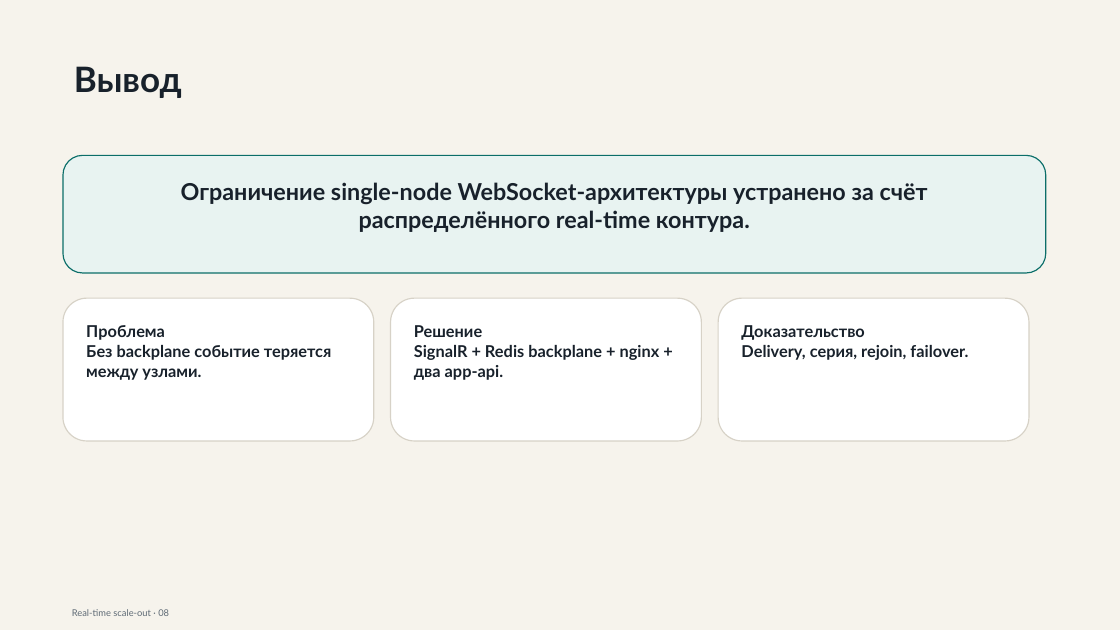
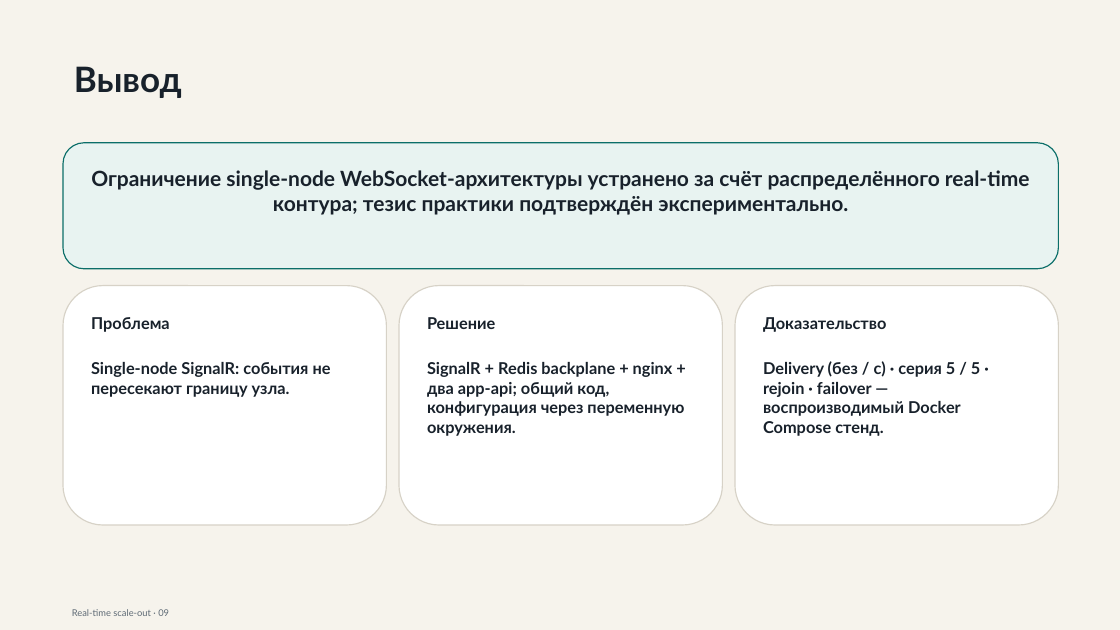
Before and after one commit to gently-whitesnow/final-qualifying-work, a slide deck: slide 9 of build/pptx/practice-defense-draft.pptx (slide 8 before the commit). Drawn at 1120x630 pixels with LibreOffice and Linux fonts; fonts in the diff are those of the drawing. Boxes give left, top, right and bottom in pixels: in the first picture for what was removed or moved away, otherwise in the second. Text is boxed around its words. In the diff, an @@ line names an element or a change of style, - is before the commit and + after.

Commit message:
Update DOCX and PPTX files for final qualifying work, including revisions to practice and defense reports, enhancements to figures and tables, and updates to Markdown content. Refactor report generation scripts to improve layout and formatting, ensuring compliance with project standards.

```diff
--- a/build/pptx/practice-defense-draft.pptx
+++ b/build/pptx/practice-defense-draft.pptx
@@ rounded rectangle "Ограничение single-node WebSocket-архитектуры устранено за ...": place and size @@
-rounded rectangle "Ограничение single-node WebSocket-архитектуры устранено за ..." at bbox=[63, 155, 1046, 273]
+rounded rectangle "Ограничение single-node WebSocket-архитектуры устранено за ..." at bbox=[63, 143, 1059, 269]
@@ text in rounded rectangle at bbox=[91, 170, 1030, 215]: text changed; size 20 to 18 pt @@
-Ограничение single-node WebSocket-архитектуры устранено за счёт распределённого real-time контура.
+Ограничение single-node WebSocket-архитектуры устранено за счёт распределённого real-time контура; тезис практики подтверждён экспериментально.
@@ rounded rectangle "Проблема": place and size @@
-rounded rectangle "Проблема" at bbox=[63, 298, 374, 441]
+rounded rectangle "Проблема" at bbox=[63, 286, 386, 525]
@@ rounded rectangle "Решение": place and size @@
-rounded rectangle "Решение" at bbox=[391, 298, 702, 441]
+rounded rectangle "Решение" at bbox=[399, 286, 723, 525]
@@ rounded rectangle "Доказательство": place and size @@
-rounded rectangle "Доказательство" at bbox=[718, 298, 1029, 441]
+rounded rectangle "Доказательство" at bbox=[735, 286, 1059, 525]
@@ text in rounded rectangle at bbox=[91, 362, 331, 397]: text changed @@
-Без backplane событие теряется между узлами.
+Single-node SignalR: события не пересекают границу узла.
@@ text in rounded rectangle at bbox=[427, 362, 684, 436]: text changed @@
-SignalR + Redis backplane + nginx + два app-api.
+SignalR + Redis backplane + nginx + два app-api; общий код, конфигурация через переменную окружения.
@@ text in rounded rectangle at bbox=[763, 361, 980, 436]: text changed @@
-Delivery, серия, rejoin, failover.
+Delivery (без / с) · серия 5 / 5 · rejoin · failover — воспроизводимый Docker Compose стенд.
```
Also in this commit, not shown: 5 other slides changed, 2 slides added, 1 slide removed, 42 other files.
